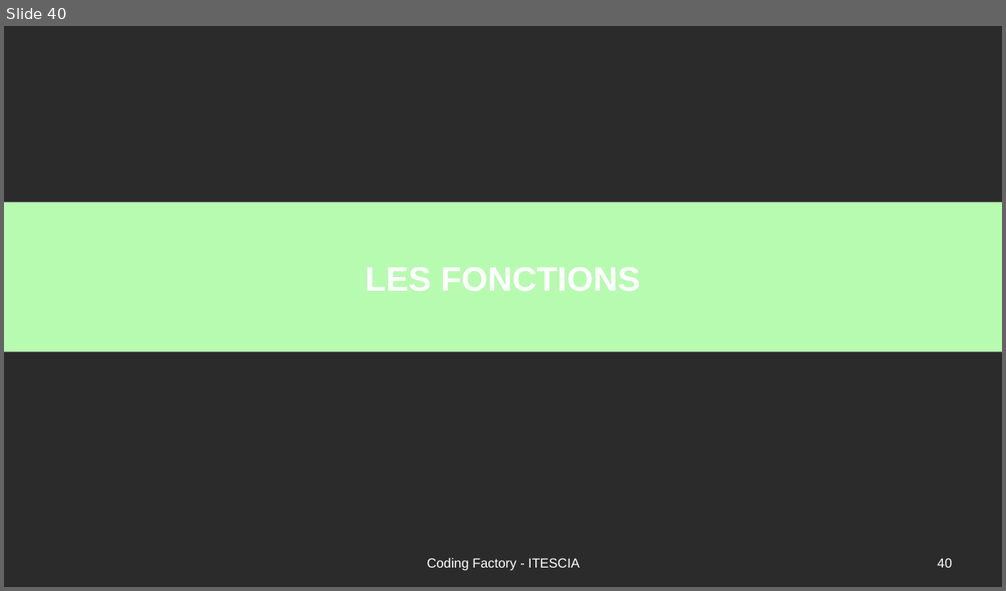
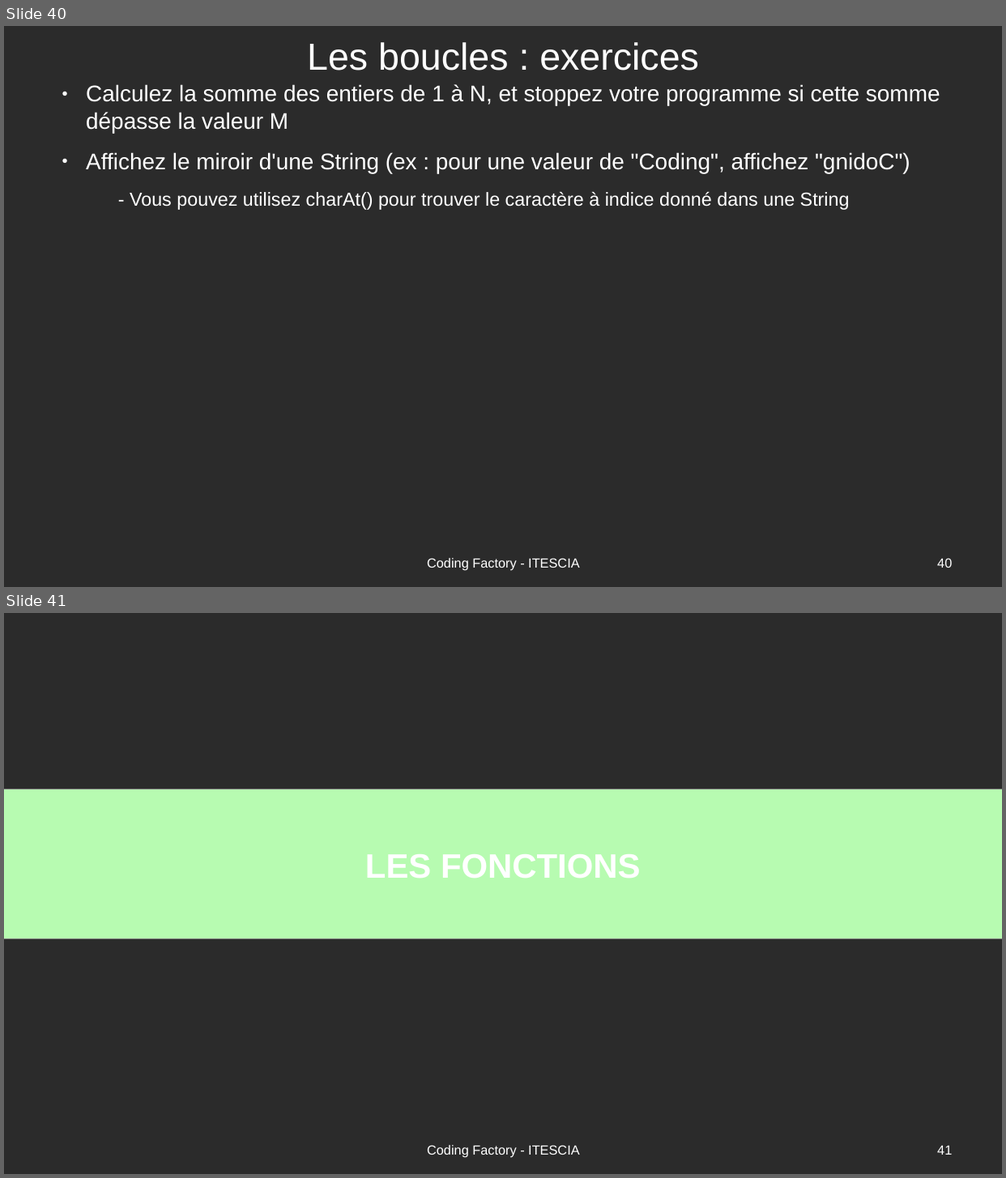
Before and after one commit to Romuald78/codingdojo_studentplugin, a slide deck: resources/doc/piscine_codingfactory-cours.odp. Shown one above the other, each under a label of ours: slide 40 before the commit, slides 40 and 41 after it. The pictures are 1006x591 and 1006x1178 pixels, drawn with LibreOffice and Linux fonts; fonts in the diff are those of the drawing; background and template pictures are left out; a plain dark background stands for a picture behind light text. Boxes give left, top, right and bottom in pixels: in the first picture for what was removed or moved away, otherwise in the second. Text is boxed around its words. In the diff, an @@ line names an element or a change of style, - is before the commit and + after.

Commit message:
Update cours exercices

```diff
--- a/resources/doc/piscine_codingfactory-cours.odp
+++ b/resources/doc/piscine_codingfactory-cours.odp
@@ slide 40 added at (4,26,1002,587), background picture (left out) @@
@@ title added at (307,42,699,71), 40 pt, text #FFFFFF @@
+Les boucles : exercices
@@ text added at (86,84,940,210), 24 pt, text #FFFFFF @@
+● Calculez la somme des entiers de 1 à N, et stoppez votre programme si cette somme dépasse la valeur M
+● Affichez le miroir d'une String (ex : pour une valeur de "Coding", affichez "gnidoC")
+  - Vous pouvez utilisez charAt() pour trouver le caractère à indice donné dans une String
@@ text added at (427,558,579,571), 14 pt, text #FFFFFF @@
+Coding Factory - ITESCIA
@@ page number added at (937,558,952,568), 14 pt, text #FFFFFF @@
+40
@@ what was slide 40 is now slide 41 @@
@@ page number at (937,1145,952,1155): text changed @@
-40
+41
```
Also in this commit, not shown: 7 slides changed, 3 other slides added, 1 slide removed, 3 other files.
